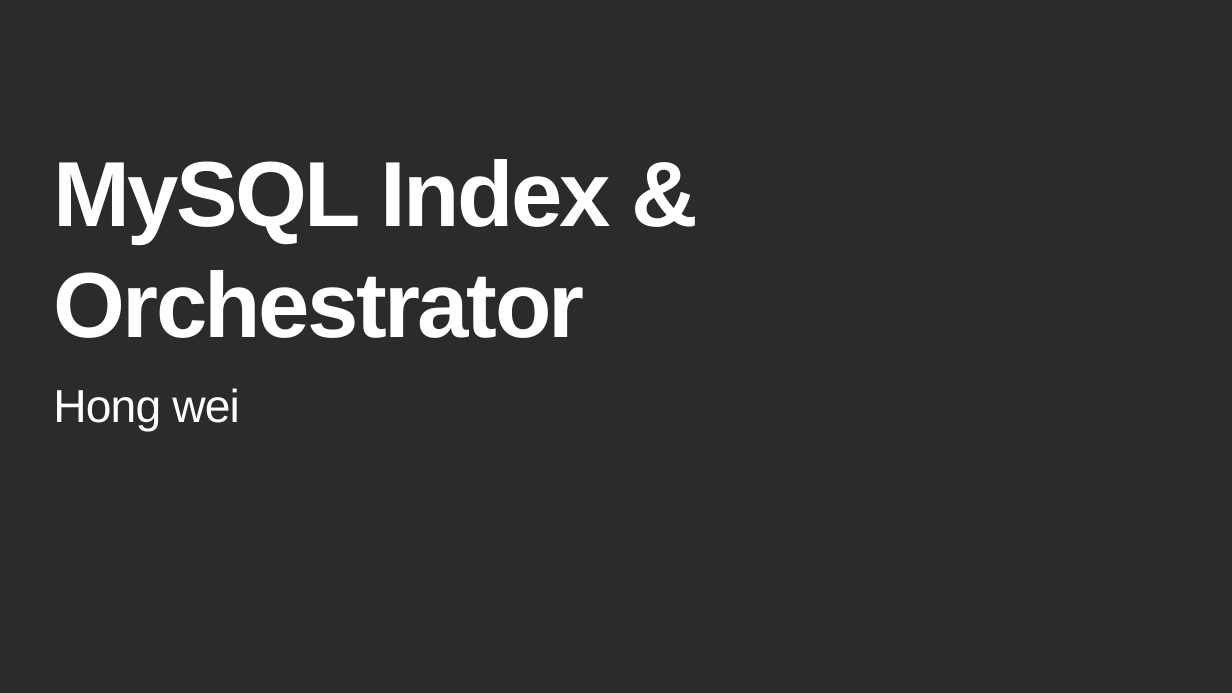
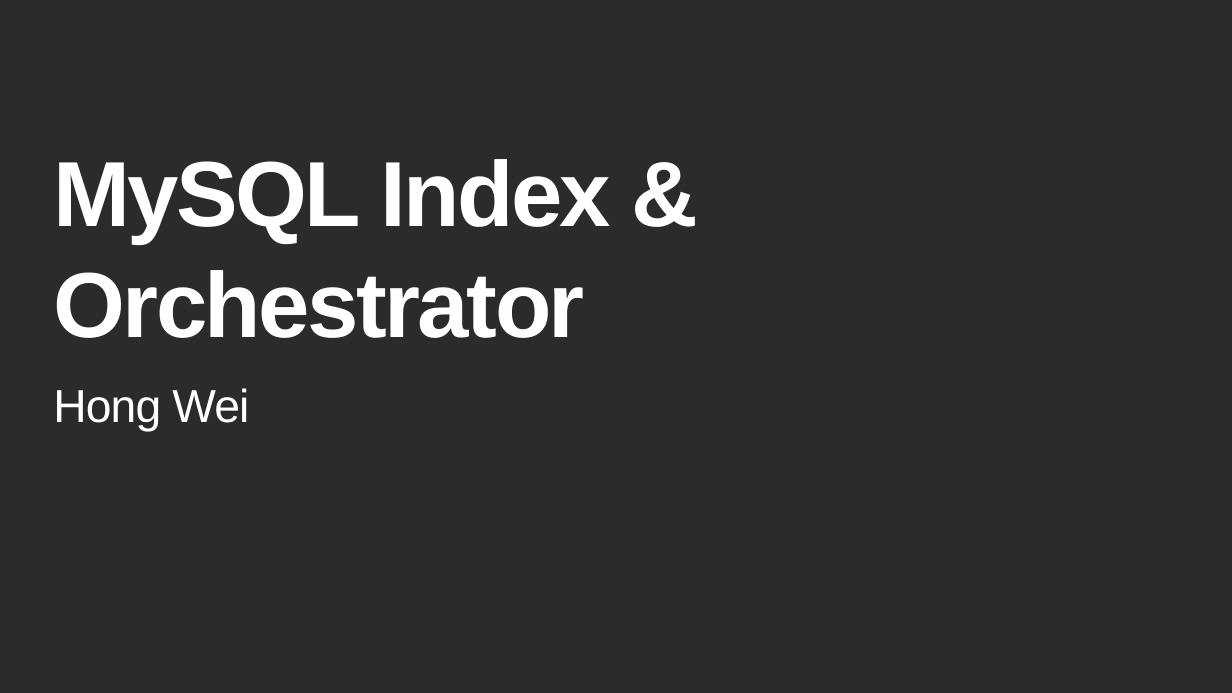
Before and after one commit to virh/case-study, a slide deck: slide 1 of vitess/MySQL Index & Orchestrator.pptx. Drawn at 1232x693 pixels with LibreOffice and Linux fonts; fonts in the diff are those of the drawing; background and template pictures are left out; a plain dark background stands for a picture behind light text. Boxes give left, top, right and bottom in pixels: in the first picture for what was removed or moved away, otherwise in the second. Text is boxed around its words. In the diff, an @@ line names an element or a change of style, - is before the commit and + after.

```diff
--- a/vitess/MySQL Index & Orchestrator.pptx
+++ b/vitess/MySQL Index & Orchestrator.pptx
@@ subtitle at bbox=[53, 388, 249, 432]: text changed @@
-Hong wei
+Hong Wei
```
Also in this commit, not shown: 28 other slides changed, 1 slide added, 1 slide removed.
